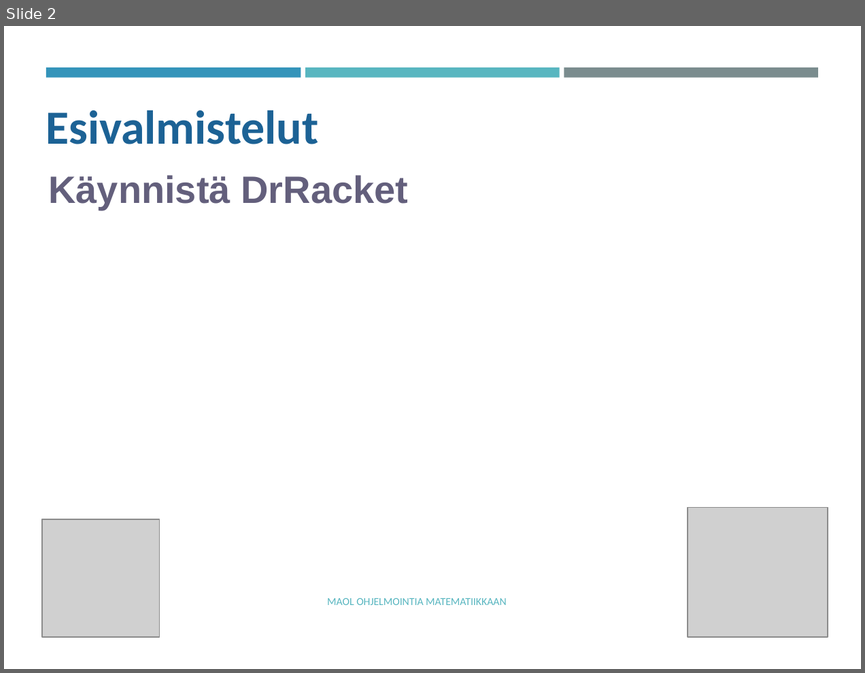
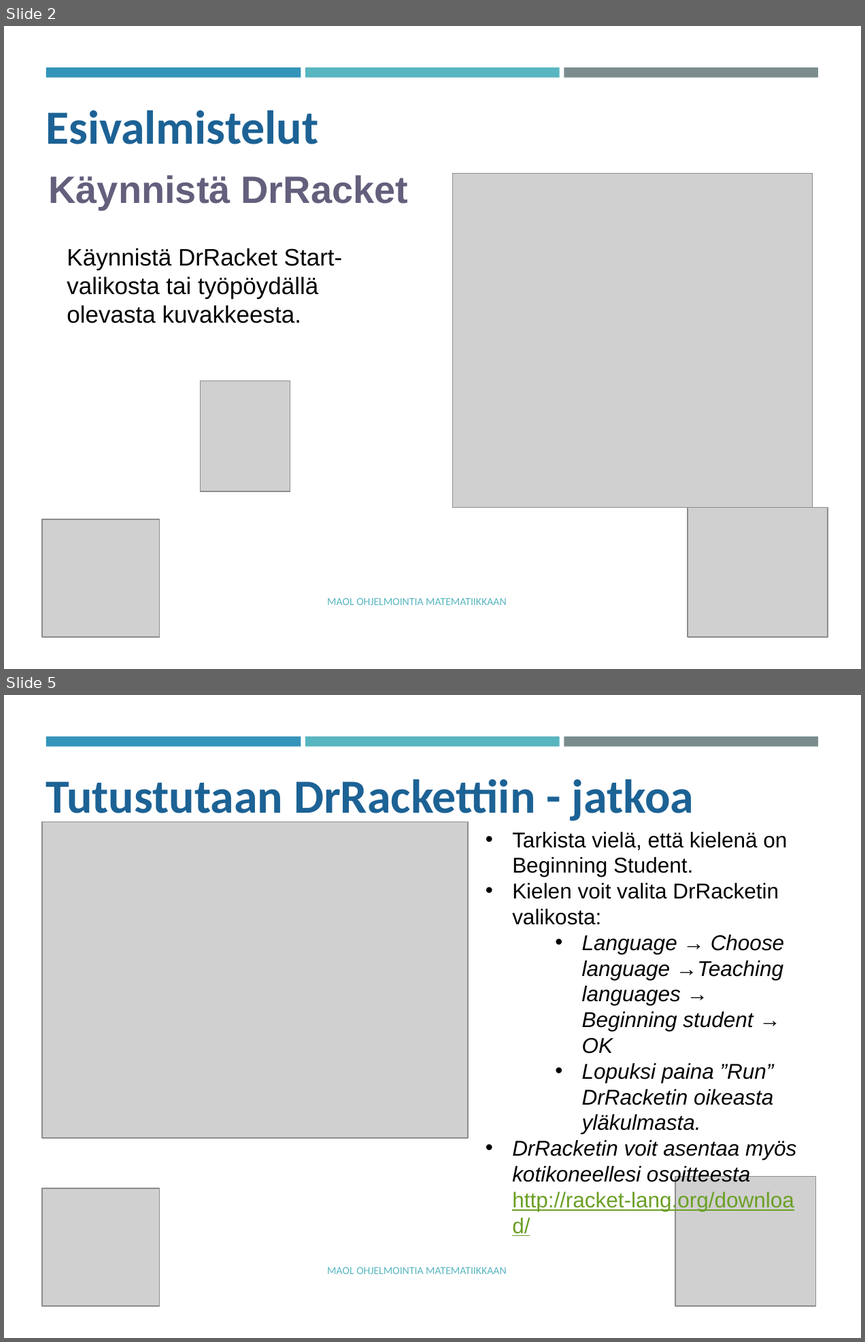
Before and after one commit to tyynetyyne/tyynetyyne.github.io, a slide deck: tehtavat/tiedostot/maol/power_point/Racket-MAOL-5-6-tutustuminen-ohjelmointiymparistoon.pptx. Shown one above the other, each under a label of ours: slide 2 before the commit, slides 2 and 5 after it; the slides between them are not shown. The pictures are 865x673 and 865x1342 pixels, drawn with LibreOffice and Linux fonts; fonts in the diff are those of the drawing; grey boxes stand for pictures. Boxes give left, top, right and bottom in pixels: in the first picture for what was removed or moved away, otherwise in the second. Text is boxed around its words. In the diff, an @@ line names an element or a change of style, - is before the commit and + after.

```diff
--- a/tehtavat/tiedostot/maol/power_point/Racket-MAOL-5-6-tutustuminen-ohjelmointiymparistoon.pptx
+++ b/tehtavat/tiedostot/maol/power_point/Racket-MAOL-5-6-tutustuminen-ohjelmointiymparistoon.pptx
@@ slide 5 added at (x1=4, y1=695, x2=861, y2=1338), background #FFFFFF; not listed: 3 template elements that a slide beside it also shows @@
@@ text added at (x1=45, y1=779, x2=694, y2=824), 40 pt, text #1D6294, bold @@
+Tutustutaan DrRackettiin - jatkoa
@@ picture added at (x1=41, y1=821, x2=468, y2=1138) @@
@@ text added at (x1=512, y1=832, x2=796, y2=1211), 18 pt, text #000000, italic @@
+• Tarkista vielä, että kielenä on Beginning Student.
+• Kielen voit valita DrRacketin valikosta:
+  • Language → Choose language →Teaching languages → Beginning student → OK
+  • Lopuksi paina ”Run” DrRacketin oikeasta yläkulmasta.
+• DrRacketin voit asentaa myös kotikoneellesi osoitteesta http://racket-lang.org/download/
@@ picture added at (x1=675, y1=1176, x2=815, y2=1305) @@
@@ picture added at (x1=41, y1=1187, x2=159, y2=1305) @@
@@ text added at (x1=327, y1=1267, x2=507, y2=1274), 9 pt, text #58B6C0 @@
+MAOL OHJELMOINTIA MATEMATIIKKAAN
@@ slide 2 changed as well @@
@@ picture added at (x1=453, y1=174, x2=813, y2=507) @@
@@ text added at (x1=67, y1=248, x2=343, y2=323), 20 pt, text #000000 @@
+Käynnistä DrRacket Start-valikosta tai työpöydällä olevasta kuvakkeesta.
@@ picture added at (x1=201, y1=381, x2=290, y2=491) @@
```
Also in this commit, not shown: 6 other slides changed, 11 other slides added, 3 slides removed.
